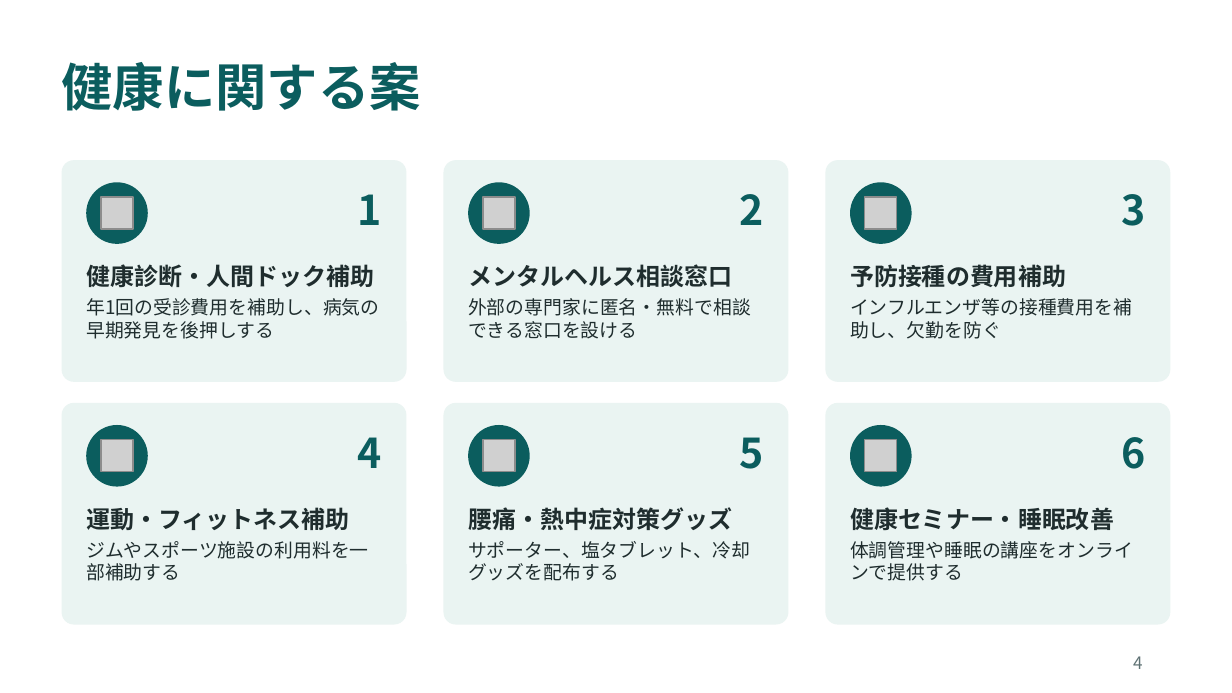
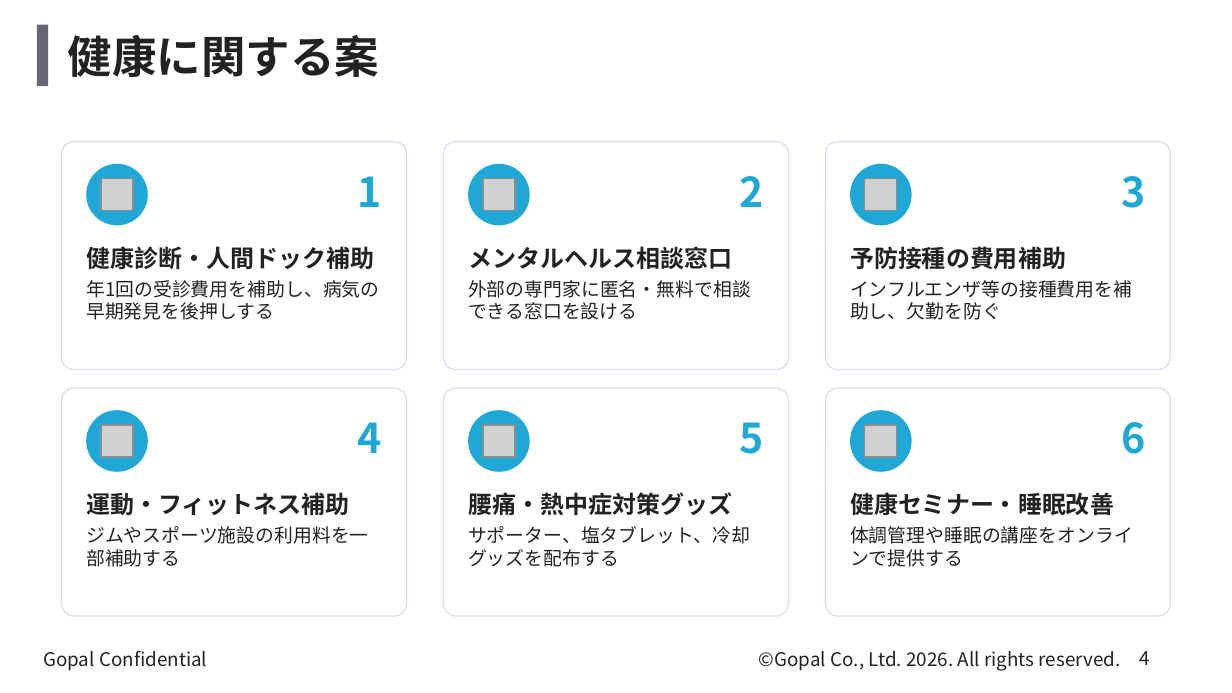
Before and after one commit to kagayugopal-eng/tamu, a slide deck: slide 4 of deck/welfare_health_disaster.pptx. Drawn at 1232x693 pixels with LibreOffice and Linux fonts; fonts in the diff are those of the drawing; grey boxes stand for pictures; background and template pictures are left out. Boxes give left, top, right and bottom in pixels: in the first picture for what was removed or moved away, otherwise in the second. Text is boxed around its words. In the diff, an @@ line names an element or a change of style, - is before the commit and + after.

```diff
--- a/deck/welfare_health_disaster.pptx
+++ b/deck/welfare_health_disaster.pptx
@@ rectangle added at (37, 25, 48, 86), fill #666677 @@
@@ title "健康に関する案": place and size @@
-title "健康に関する案" at (62, 62, 421, 111)
+title "健康に関する案" at (68, 35, 379, 77)
@@ title "健康に関する案" at (68, 35, 379, 77): size 30 to 26 pt, text colour #0B5D5E to #222222 @@
@@ rounded rectangle: place and size @@
-rounded rectangle at (62, 160, 407, 382)
+rounded rectangle at (62, 142, 407, 370)
@@ rounded rectangle: place and size @@
-rounded rectangle at (444, 160, 788, 382)
+rounded rectangle at (444, 142, 788, 370)
@@ fill #EAF4F2 to #FFFFFF at 85% opacity; outline none to #E4D9EE 0.75 pt; proportions changed in 6 elements at (62, 388, 407, 616), (444, 388, 788, 616), (825, 388, 1170, 616), (62, 142, 407, 370), (444, 142, 788, 370), (825, 142, 1170, 370) @@
@@ rounded rectangle: place and size @@
-rounded rectangle at (825, 160, 1170, 382)
+rounded rectangle at (825, 142, 1170, 370)
@@ 6 texts, 3 pictures, 3 ellipses: place and size @@
-6 texts, 3 pictures, 3 ellipses at (86, 182, 1145, 287)
+6 texts, 3 pictures, 3 ellipses at (86, 164, 1145, 270)
@@ fill #0B5D5E to #1FA8D6 in 6 elements at (86, 410, 148, 472), (468, 410, 530, 472), (850, 410, 912, 472), (86, 164, 148, 225), (468, 164, 530, 225), (850, 164, 912, 225) @@
@@ text colour #0B5D5E to #1FA8D6 in 6 elements at (358, 422, 382, 453), (740, 422, 764, 454), (1121, 422, 1145, 454), (358, 176, 382, 207), (740, 176, 764, 207), (1121, 176, 1145, 208) @@
@@ text colour #1F2D2E to #222222 in 12 elements at (86, 526, 369, 567), (468, 526, 750, 567), (850, 526, 1133, 567), (86, 492, 349, 515), (468, 492, 732, 515), (850, 492, 1114, 516), (86, 280, 379, 320), (468, 280, 751, 320), (850, 280, 1132, 320), (86, 246, 374, 270), (468, 246, 732, 269), (850, 246, 1066, 269) @@
@@ text "年1回の受診費用を補助し、病気の早期発見を後押しする": place and size @@
-text "年1回の受診費用を補助し、病気の早期発見を後押しする" at (86, 298, 379, 339)
+text "年1回の受診費用を補助し、病気の早期発見を後押しする" at (86, 280, 379, 320)
@@ text "外部の専門家に匿名・無料で相談できる窓口を設ける": place and size @@
-text "外部の専門家に匿名・無料で相談できる窓口を設ける" at (468, 298, 751, 339)
+text "外部の専門家に匿名・無料で相談できる窓口を設ける" at (468, 280, 751, 320)
@@ text "インフルエンザ等の接種費用を補助し、欠勤を防ぐ": place and size @@
-text "インフルエンザ等の接種費用を補助し、欠勤を防ぐ" at (850, 298, 1132, 339)
+text "インフルエンザ等の接種費用を補助し、欠勤を防ぐ" at (850, 280, 1132, 320)
@@ rounded rectangle: place and size @@
-rounded rectangle at (62, 403, 407, 625)
+rounded rectangle at (62, 388, 407, 616)
@@ rounded rectangle: place and size @@
-rounded rectangle at (444, 403, 788, 625)
+rounded rectangle at (444, 388, 788, 616)
@@ rounded rectangle: place and size @@
-rounded rectangle at (825, 403, 1170, 625)
+rounded rectangle at (825, 388, 1170, 616)
@@ 9 texts, 3 pictures, 3 ellipses: place and size @@
-9 texts, 3 pictures, 3 ellipses at (86, 425, 1145, 581)
+9 texts, 3 pictures, 3 ellipses at (86, 410, 1145, 567)
@@ text added at (43, 651, 207, 671), 11 pt, text #222222 @@
+Gopal Confidential
@@ text added at (759, 651, 1121, 671), 11 pt, text #222222 @@
+©Gopal Co., Ltd. 2026. All rights reserved.
@@ page number at (1139, 651, 1149, 665): size 10 to 11 pt, text colour #5F7274 to #222222 @@
```
Also in this commit, not shown: 7 other slides changed, 5 other files.
